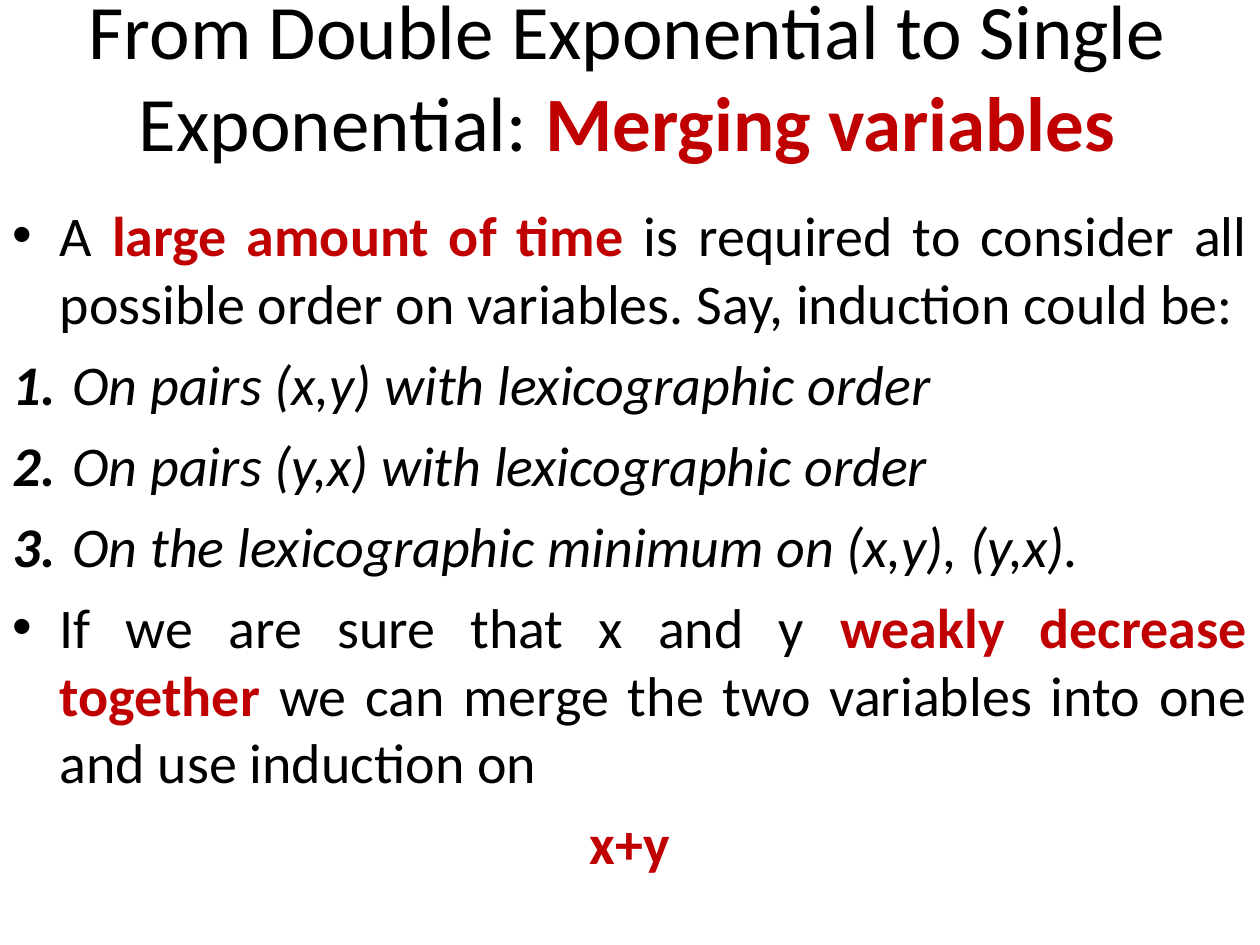
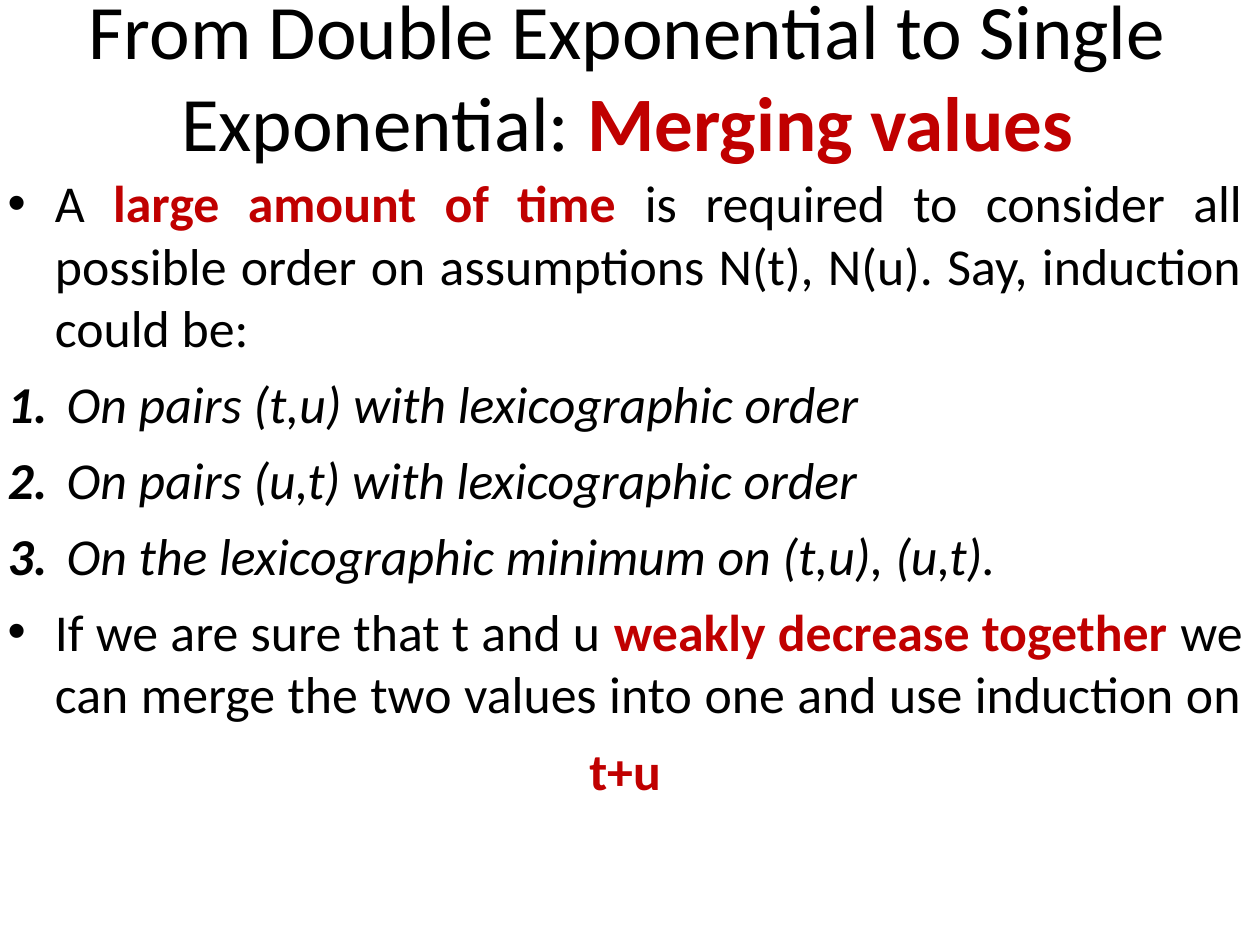
Before and after one commit to stefanoangeloberardi/GTC-injective, a slide deck: slide 8 of PDF/20260219-FUEFUKI24-Isawa Onsen-Injectivity-Slides.ppt. Drawn at 1260x945 pixels with LibreOffice and Linux fonts; fonts in the diff are those of the drawing. Boxes give left, top, right and bottom in pixels: in the first picture for what was removed or moved away, otherwise in the second. Text is boxed around its words. In the diff, an @@ line names an element or a change of style, - is before the commit and + after.

```diff
--- a/PDF/20260219-FUEFUKI24-Isawa Onsen-Injectivity-Slides.ppt
+++ b/PDF/20260219-FUEFUKI24-Isawa Onsen-Injectivity-Slides.ppt
@@ title at [89, 5, 1165, 164]: text changed @@
-From Double Exponential to Single Exponential: Merging variables
+From Double Exponential to Single Exponential: Merging values
@@ text at [55, 185, 1242, 791]: text changed; size 32 to 29.6 pt @@
-• A large amount of time is required to consider all possible order on variables. Say, induction could be:
-1. On pairs (x,y) with lexicographic order
-2. On pairs (y,x) with lexicographic order
-3. On the lexicographic minimum on (x,y), (y,x).
-• If we are sure that x and y weakly decrease together we can merge the two variables into one and use induction on
-x+y
+• A large amount of time is required to consider all possible order on assumptions N(t), N(u). Say, induction could be:
+1. On pairs (t,u) with lexicographic order
+2. On pairs (u,t) with lexicographic order
+3. On the lexicographic minimum on (t,u), (u,t).
+• If we are sure that t and u weakly decrease together we can merge the two values into one and use induction on
+t+u
```
Also in this commit, not shown: 3 other slides changed.
